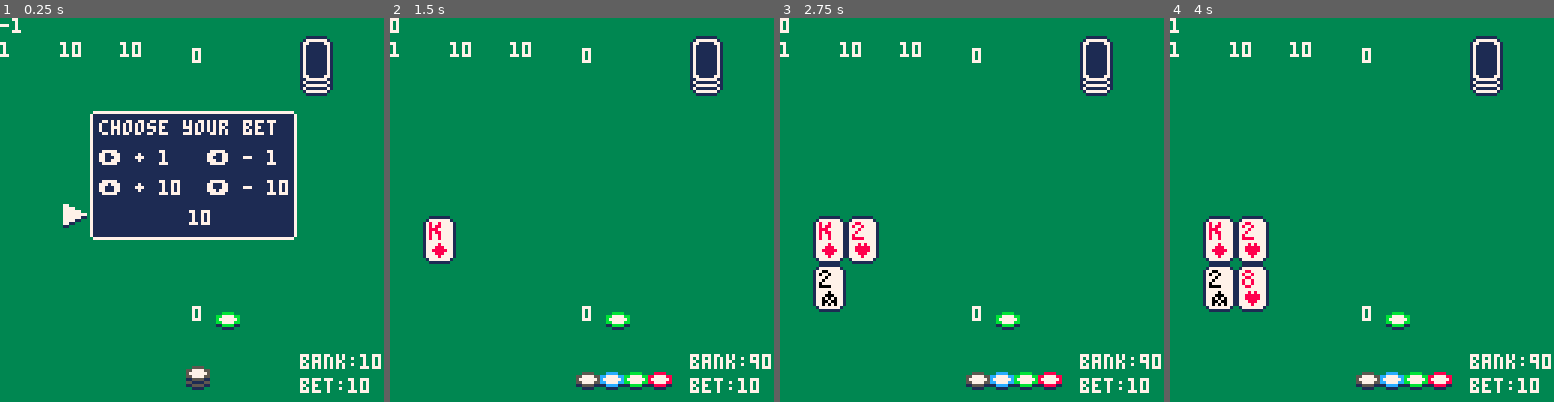
Above: before the commit, frames 1-4 (left to right).
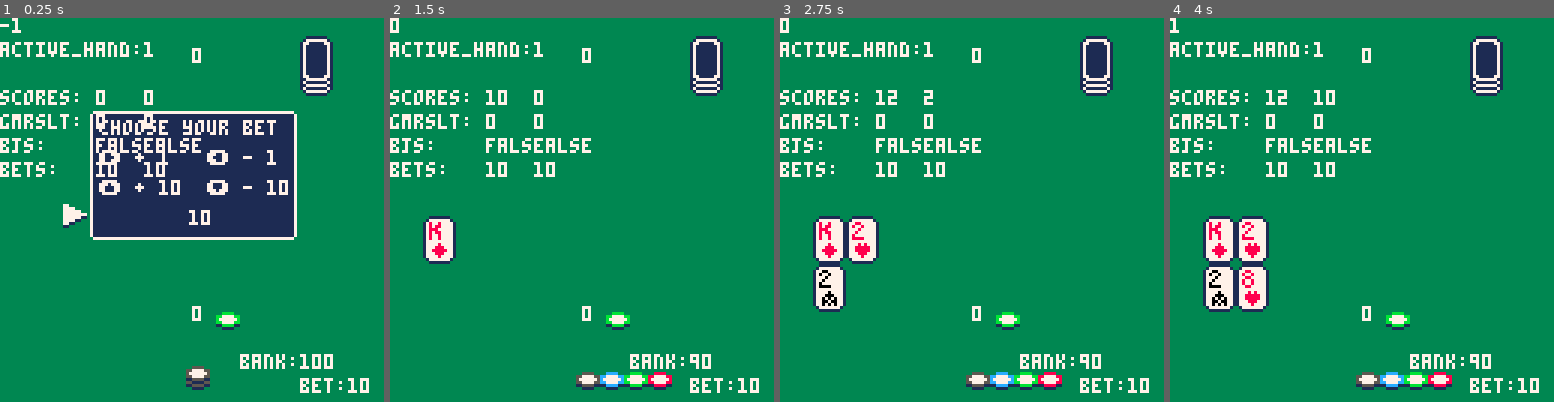
Above: after the commit, the same moments.

Repository: UA-koval/blackjack-pico-8
Game: PICO-8 cartridge blackjack.p8
Two runs of this game, one before a commit and one after it. Both use one fixed random seed, a clock stepped at 60 frames per second and the inputs below.
Inputs:
- Up to frame 1 (0.25 s): no input
- Up to frame 2 (1.5 s): tap O (Z key) at 0.7 s
- Up to frame 3 (2.75 s): hold Right 1.6-2.1 s; tap O (Z key) at 1.7, 2.1, 2.5 s; hold Up 2.15-2.42 s; hold Right from 2.47 s (still down)
- Up to frame 4 (4 s): tap O (Z key) at 2.9, 3.3, 3.7 s; release Right at 3.03 s; hold Left 3.08-3.58 s; hold Down 3.63-3.97 s

The runs differ from the first frame. In frame 1, 3.4% of the frame differs, in the area x 0-100%, y 6-92%; in frame 2, 3.6%; in frame 3, 3.6%; in frame 4, 3.6%.

Commit message:
Progress

Diff:
--- a/blackjack.p8
+++ b/blackjack.p8
@@ -8,14 +8,19 @@
 -- - major code rework
 --   in progress!
 --
---  - move dealer's hand to
---    array of hand 0
---
 --  - adapt code for use of
 --    hands array
 --
+-- known bugs:
+-- - split is still
+--   not implemented
 --
--- - game "press start":
+-- - result screen is broken
+--
+-- - game restart is broken
+--
+--
+-- "press start" screen:
 --  - game art screen
 --  - stage update
 --  - draw
@@ -34,7 +39,9 @@
 dealer = {}
 score=0
 blackjack, fold = false,false
+blackjacks={false,false}
 game_result=0
+game_results={0,0}
 payout=0
 
 -- technical vars
@@ -84,16 +91,12 @@
 	a = count_score(h)
 	if a < 21 then return 0
 	elseif a > 21 then
-		if h==hand then
-		 game_result=1
-		 if #hands!=active_hand then
-			 active_hand+=1
-			else stage=5 end
+		if h!=dealer then
+		 game_results[active_hand]=1
+		 next_hand()
 		else
-		 game_result=0
-		 if #hands!=active_hand then
-			 active_hand+=1
-			else stage=5 end
+		 game_results[active_hand]=0
+		 next_hand()
 		end
 	else return 2 end
 end
@@ -230,6 +233,7 @@
 -- draw ui functions
 function draw_game_window()
 	 -- window background
+	 menuy+=active_hand*16
 	 line(menux,menuy-1,menux+sizex,menuy-1,7)
 	 line(menux,menuy+sizey+1,menux+sizex,menuy+sizey+1,7)
 	 line(menux-1,menuy,menux-1,menuy+sizey,7)
@@ -248,6 +252,7 @@
 		spr(35+cursor_anim_frame,menux-10,menuy+item*10)
 		if (cursor_anim_frame>7) cursor_anim_frame=-1
 		cursor_anim_frame+=1
+		menuy-=active_hand*16
 end
 
 function draw_bet_window()
@@ -315,14 +320,21 @@
 	if (stage==2) draw_game_window()
  if (stage==-1) draw_bet_window()
  if (stage==6) draw_game_result_window()
- print("bank:"..bank,100,112)
+ print("bank:"..bank,80,112)
  print("bet:"..bets[1],100,120)
  -- todo: iterate per hand
 -- debug prints
 print(stage,0,0,7)
-print(active_hand,0,8,7)
-for k,v in pairs(bets) do
- print(v,0+k*20,8,7)
+print("active_hand:"..active_hand,0,8,7)
+print("scores:",0,24,7)
+print("gmrslt:",0,32,7)
+print("bjs:",0,40,7)
+print("bets:",0,48,7)
+for n,hand in pairs(hands) do
+ print(count_score(hand),16+n*16,24,7)
+ print(game_results[n],16+n*16,32,7)
+ print(blackjacks[n],16+n*16,40,7)
+ print(bets[n],16+n*16,48,7)
 end
 end
 
@@ -468,10 +480,6 @@
 -- stage 3: dealer's draw
 if #dealer==1 then
  hit(dealer)
- if count_score(dealer)==21 then
- 	-- todo
- 	-- lose condition
- end
 elseif count_score(dealer) < 17 then
  hit(dealer)
 else stage+=1 end
@@ -482,16 +490,21 @@
 --  this stage occurs when
 --  neither sides overdrawn
 --  nor has drawn blackjack
-diff = count_score(hands[active_hand]) -
-       count_score(dealer)
-if diff>0 then
-	game_result=0
-elseif diff<0 then
-	game_result=1
-else
-	game_result=2
+for n,hand in pairs(hands) do
+if game_results[n] !=1 and
+count_score(dealer) <= 21 then
+	diff = count_score(hand) -
+	       count_score(dealer)
+	if diff>0 then
+		game_results[n]=0
+	elseif diff<0 then
+		game_results[n]=1
+	else
+		game_results[n]=2
+	end
 end
 next_hand()
+end
 end -- stage4()
 
 function stage5()
@@ -499,7 +512,8 @@
 --  0 - win
 --  1 - loss
 --  2 - draw
-payout=bets[1]
+for n,hand in pairs(hands) do
+payout=bets[n]
 -- todo: iterate per hand
 
 if fold then
@@ -507,15 +521,20 @@
 	bank+=flr(payout/2)
 end
 
-if game_result==0 then
- if blackjack then payout*=2.5
+if game_results[n]==0 then
+ if blackjacks[n] then
+  payout*=2.5
+  payout=flr(payout)
  else payout*=2 end
- bank+=flr(payout)
-end
-bets[1]=0
+ bank+=payout
+elseif game_results[n]==2 then
+ bank+=payout
+end --selector
+
+end --iterator
+bets[n]=0
 stage+=1
-
-end
+end -- stage5
 
 function stage6()
 -- stage 6: game result screen
